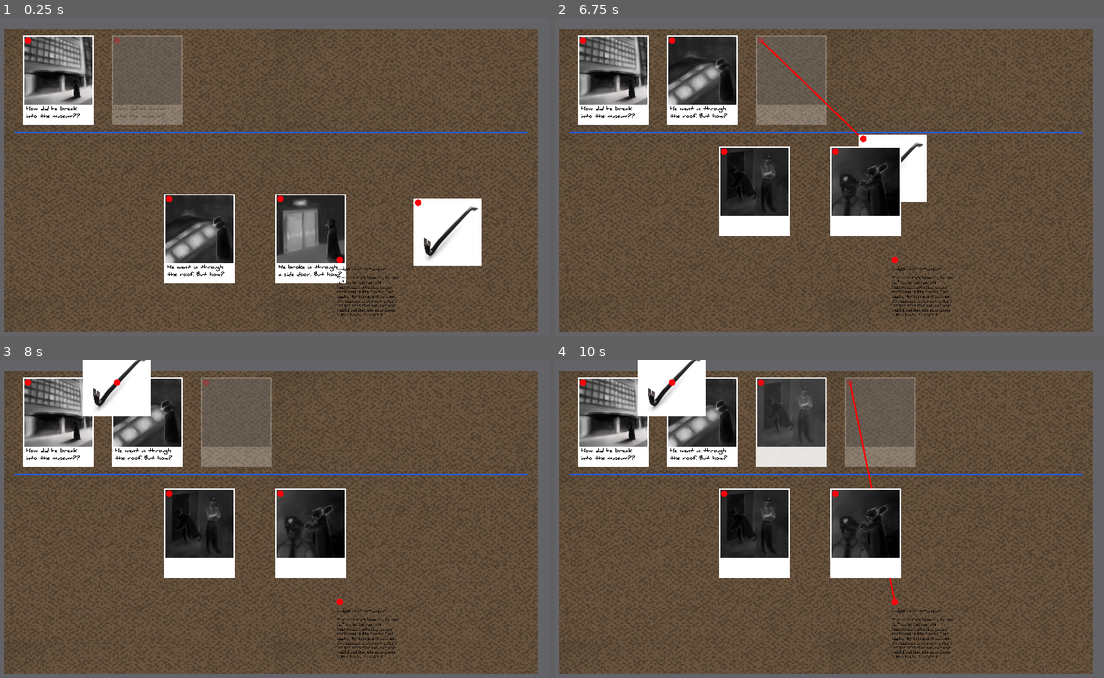
Above: before the commit, frames 1-4 (two rows, left to right).
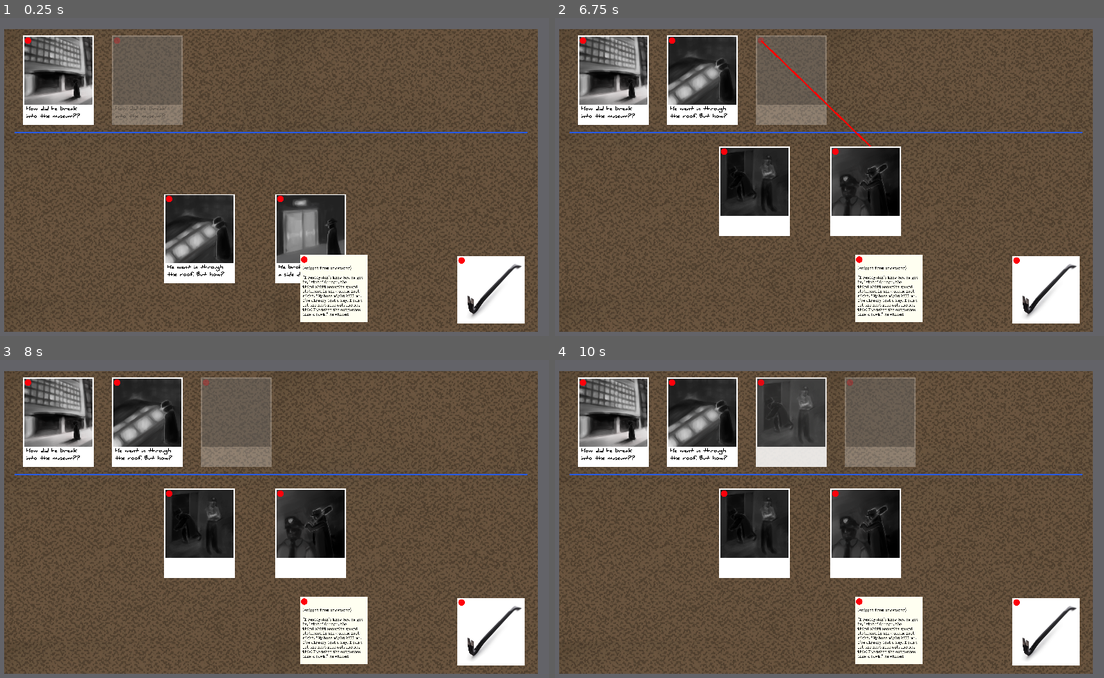
Above: after the commit, the same moments.

Repository: IanWark/VGADGameJamWinter2019
Game: Godot game, scene res://scenes/game_screen.tscn
Same seed, same stepped clock (60 frames per second), same inputs: the game is played once before the commit and once after it.
Inputs (mouse positions are in pixels of both pictures, inside the frame that each line leads up to):
- Up to frame 1 (0.25 s): no input
- Up to frame 2 (6.75 s): drag from (582, 40) to (703, 81) at 0.52 s; tap Enter at 1.25, 2.75, 5.75 s; drag from (615, 81) to (725, 151) at 1.27 s; tap Space at 2, 3.5, 6.5 s; move the mouse to (670, 40) at 2.02 s; press the mouse at (670, 40) at 2.03 s; release the mouse at (670, 40) at 2.75 s; drag from (703, 81) to (725, 151) at 2.77 s; drag from (725, 151) to (670, 40) at 3.52 s; drag from (763, 40) to (950, 151) at 4.27 s; move the mouse to (791, 81) at 5.02 s; press the mouse at (791, 81) at 5.03 s; release the mouse at (791, 81) at 5.75 s; drag from (703, 81) to (922, 288) at 5.77 s; drag from (1005, 231) to (670, 40) at 6.52 s
- Up to frame 3 (8 s): drag from (367, 630) to (115, 382) at 7.27 s
- Up to frame 4 (10 s): move the mouse to (895, 601) at 8.02 s; press the mouse at (895, 601) at 8.03 s; release the mouse at (895, 601) at 8.75 s; drag from (725, 493) to (703, 423) at 8.77 s; drag from (851, 382) to (895, 601) at 9.52 s

The runs differ from the first frame. In frame 1, 7.3% of the frame differs, in the area x 54-96%, y 56-97%; in frame 2, 6.6%; in frame 3, 7.4%; in frame 4, 7.5%, in the area x 15-96%, y 0-97%.

Commit message:
fix key clickability

Diff:
--- a/scenes/clues/key.tscn
+++ b/scenes/clues/key.tscn
@@ -10,24 +10,43 @@
 use_filter = false
 font_data = ExtResource( 2 )
 
-[node name="clue" index="0" instance=ExtResource( 1 )]
+[node name="key" index="0" instance=ExtResource( 1 )]
 
 texture = null
 _sections_unfolded = [ "Region", "Transform" ]
 
-[node name="RichTextLabel" type="RichTextLabel" parent="." index="0"]
+[node name="ColorRect" type="ColorRect" parent="." index="0"]
+
+anchor_left = 0.0
+anchor_top = 0.0
+anchor_right = 1.0
+anchor_bottom = 1.0
+margin_left = -248.0
+margin_top = -251.0
+margin_right = 248.0
+margin_bottom = 246.0
+rect_pivot_offset = Vector2( 0, 0 )
+rect_clip_content = false
+mouse_filter = 2
+mouse_default_cursor_shape = 0
+size_flags_horizontal = 1
+size_flags_vertical = 1
+color = Color( 1, 1, 0.94902, 1 )
+_sections_unfolded = [ "Mouse" ]
+
+[node name="RichTextLabel" type="RichTextLabel" parent="." index="1"]
 
 anchor_left = 0.0
 anchor_top = 0.0
 anchor_right = 0.0
 anchor_bottom = 0.0
-margin_left = -239.0
+margin_left = -230.0
 margin_top = -241.0
 margin_right = 241.0
 margin_bottom = 239.0
 rect_pivot_offset = Vector2( 0, 0 )
 rect_clip_content = true
-mouse_filter = 0
+mouse_filter = 2
 mouse_default_cursor_shape = 0
 size_flags_horizontal = 1
 size_flags_vertical = 1
@@ -52,4 +71,4 @@
 scroll_following = false
 selection_enabled = false
 override_selected_font_color = false
-_sections_unfolded = [ "BBCode", "custom_colors", "custom_fonts" ]
+_sections_unfolded = [ "BBCode", "Margin" ]
--- a/scenes/game_screen.tscn
+++ b/scenes/game_screen.tscn
@@ -279,8 +279,8 @@
 
 [node name="crowbar" parent="." index="8" instance=ExtResource( 8 )]
 
-position = Vector2( 837.32, 395.333 )
-
-[node name="clue" parent="." index="9" instance=ExtResource( 9 )]
-
-position = Vector2( 693, 501 )
+position = Vector2( 917.291, 501.961 )
+
+[node name="key" parent="." index="9" instance=ExtResource( 9 )]
+
+position = Vector2( 627.469, 500.335 )
